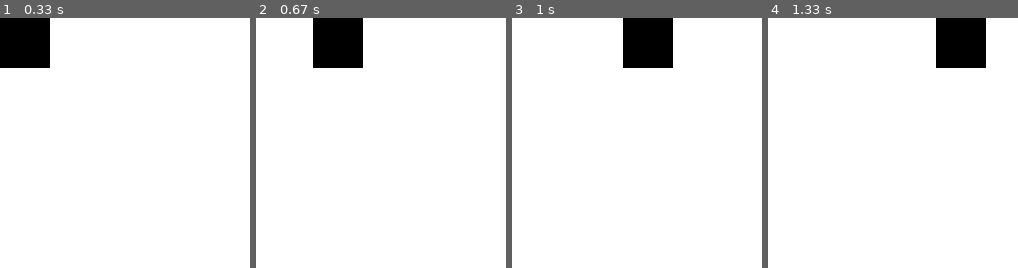
Above: before the commit, frames 1-4 (left to right).
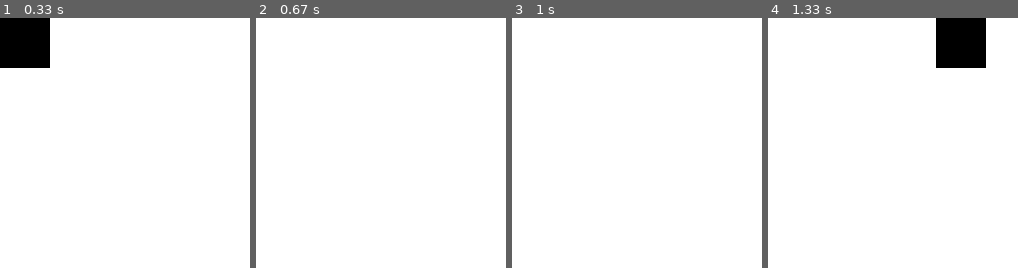
Above: after the commit, the same moments.

Repository: albashzia/Python_Pygame_Practice_Programs
Game: pygame game, started from Code/jumping_logic.py
The game is run twice, just before and just after one commit, with the same random seed, the same clock (stepped at 60 frames per second) and the same inputs.
Inputs:
- Up to frame 1 (0.33 s): no input
- Up to frame 2 (0.67 s): hold Space from 0.33 s (still down); hold Right from 0.33 s (still down)
- Up to frame 3 (1 s): release Space at 0.8 s; release Right at 0.8 s; hold Right from 0.83 s (still down)
- Up to frame 4 (1.33 s): release Right at 1.3 s
The pictures show only the part of the screen within x 0-50%, y 0-50%; the shares and areas given below are measured in that part.

Frame 1 is identical in both runs. In frame 2, 4.0% of the frame differs, in the area x 22-43%, y 0-20%; in frame 3, 4.0%; in frame 4, nothing differs.

Commit message:
Adding jump logic to the object bringing the object back to its original position after the jump

Diff:
--- a/Code/jumping_logic.py
+++ b/Code/jumping_logic.py
@@ -34,6 +34,19 @@
         x -= velocity
     if keys[pygame.K_RIGHT]:
         x += velocity
+    if keys[pygame.K_SPACE]:
+        is_jumping = True
+
+    if is_jumping:
+        if jump_height >= -10:
+            neg = 1
+            if jump_height < 0:
+                neg = -1
+            y -= (jump_height**2)*neg*0.5
+            jump_height -= 1
+        else:
+            jump_height = 10
+            is_jumping = False
 
     screen.fill("white")
     pygame.draw.rect(screen,"black",(x,y,rect_width,rect_height))
